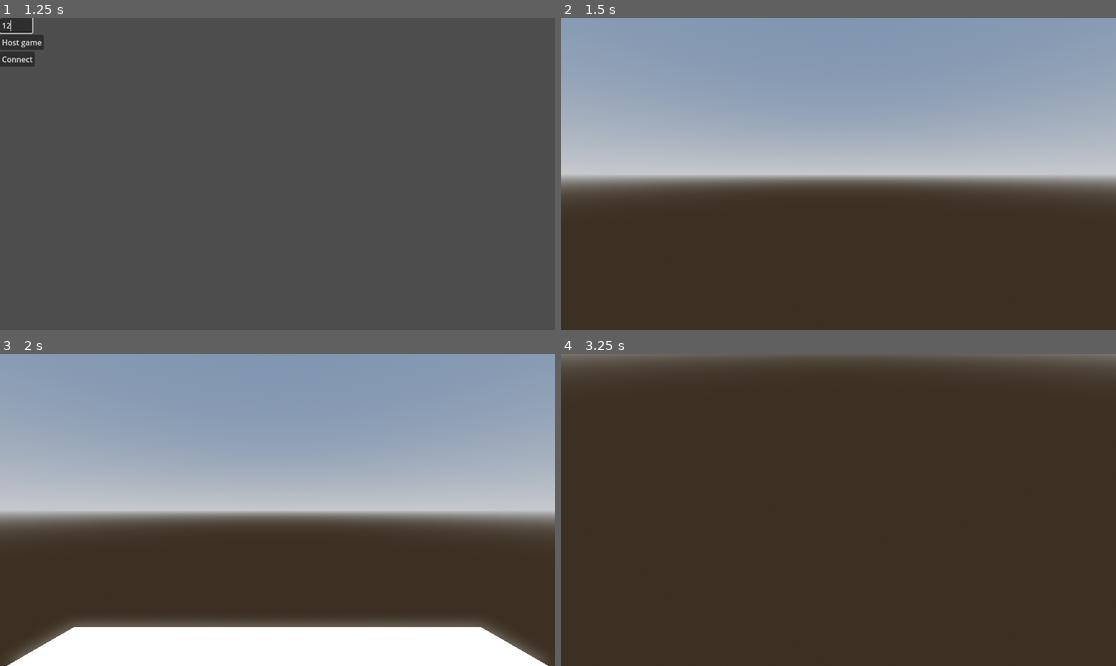
Above: before the commit, frames 1-4 (two rows, left to right).
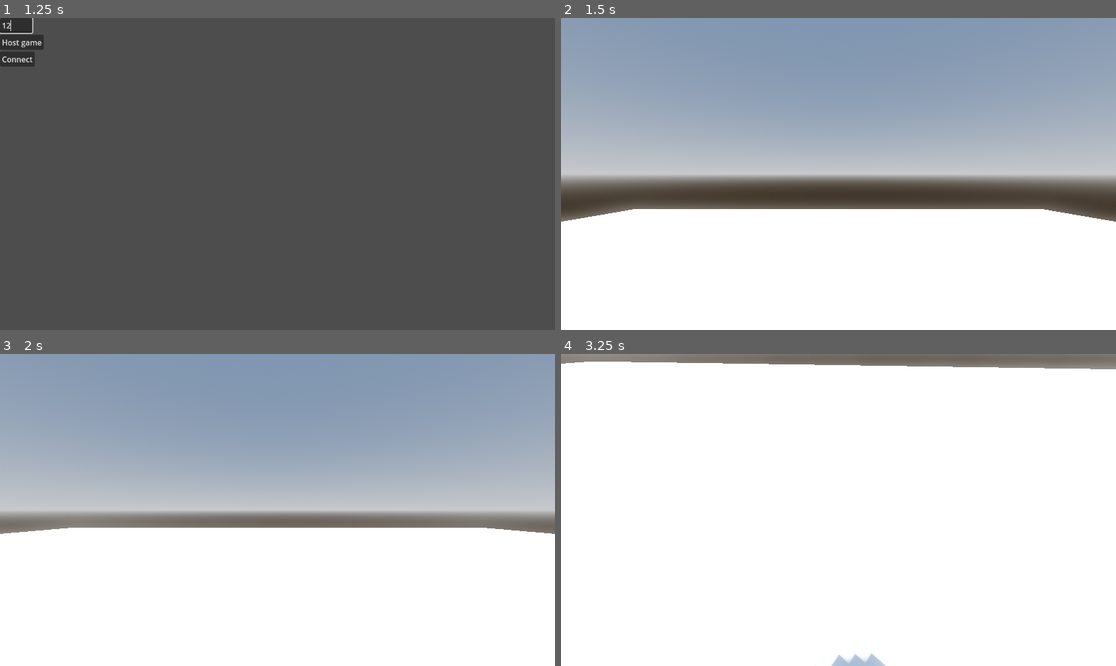
Above: after the commit, the same moments.

Repository: lolzdev/rev
Game: Godot game, scene res://world.tscn
Same seed, same stepped clock (60 frames per second), same inputs: the game is played once before the commit and once after it.
Inputs (mouse positions are in pixels of both pictures, inside the frame that each line leads up to):
- Up to frame 1 (1.25 s): click (16, 24) at 0.52 s; type "12" at 0.6 s
- Up to frame 2 (1.5 s): click "Host game" at 1.25 s
- Up to frame 3 (2 s): no input
- Up to frame 4 (3.25 s): tap Enter at 2 s; move the mouse to (866, 510) at 2.02 s; hold W (forward) from 2.03 s (still down); tap Space (jump) at 2.27, 3.02 s; move the mouse to (810, 510) at 2.77 s

Frame 1 is identical in both runs. In frame 2, 40% of the frame differs, in the area x 0-100%, y 59-100%; in frame 3, 36%; in frame 4, 99%, in the area x 0-100%, y 0-100%.

Commit message:
feat: fixed floor size

Diff:
--- a/world.tscn
+++ b/world.tscn
@@ -32,7 +32,7 @@
 shadow_enabled = true
 
 [node name="CSGMesh3D" type="CSGMesh3D" parent="."]
-transform = Transform3D(3.62408, 0, 0, 0, 3.62408, 0, 0, 0, 3.62408, 0, -3.8268, 0)
+transform = Transform3D(24.2079, 0, 0, 0, 24.2079, 0, 0, 0, 24.2079, 0, -3.8268, 0)
 use_collision = true
 mesh = SubResource("PlaneMesh_om6ny")
 material = SubResource("StandardMaterial3D_acrop")
